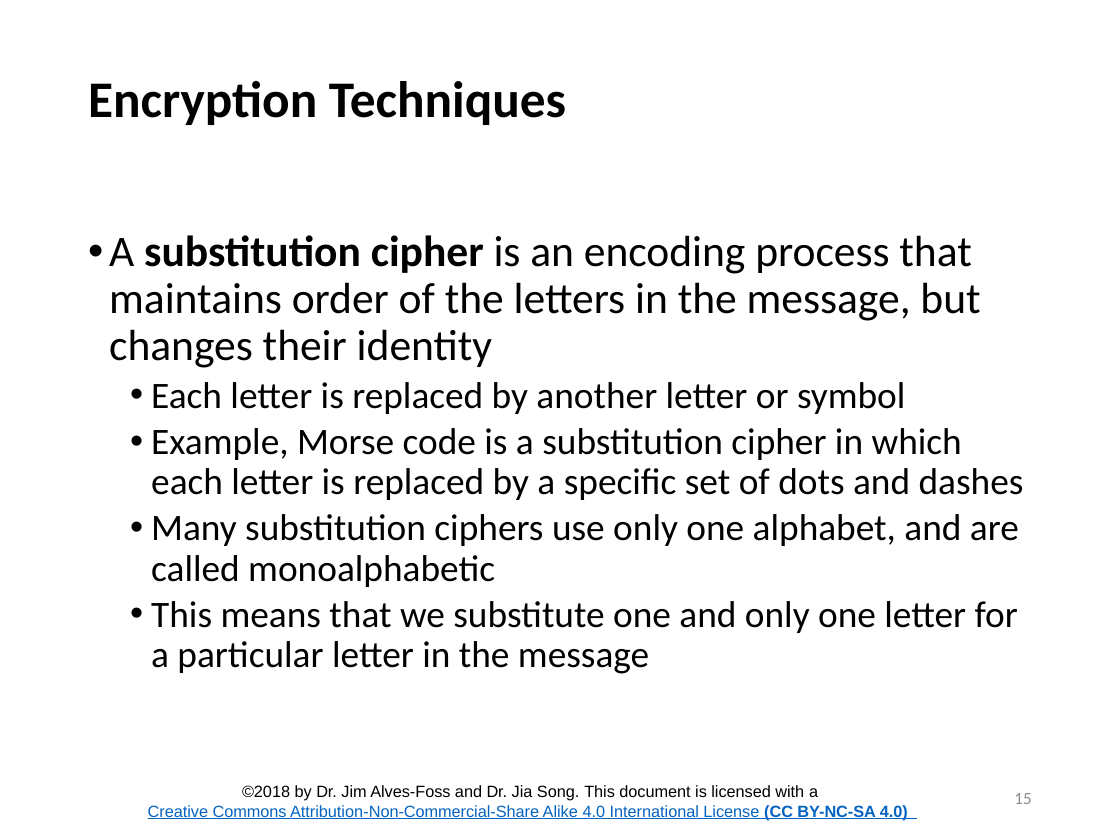
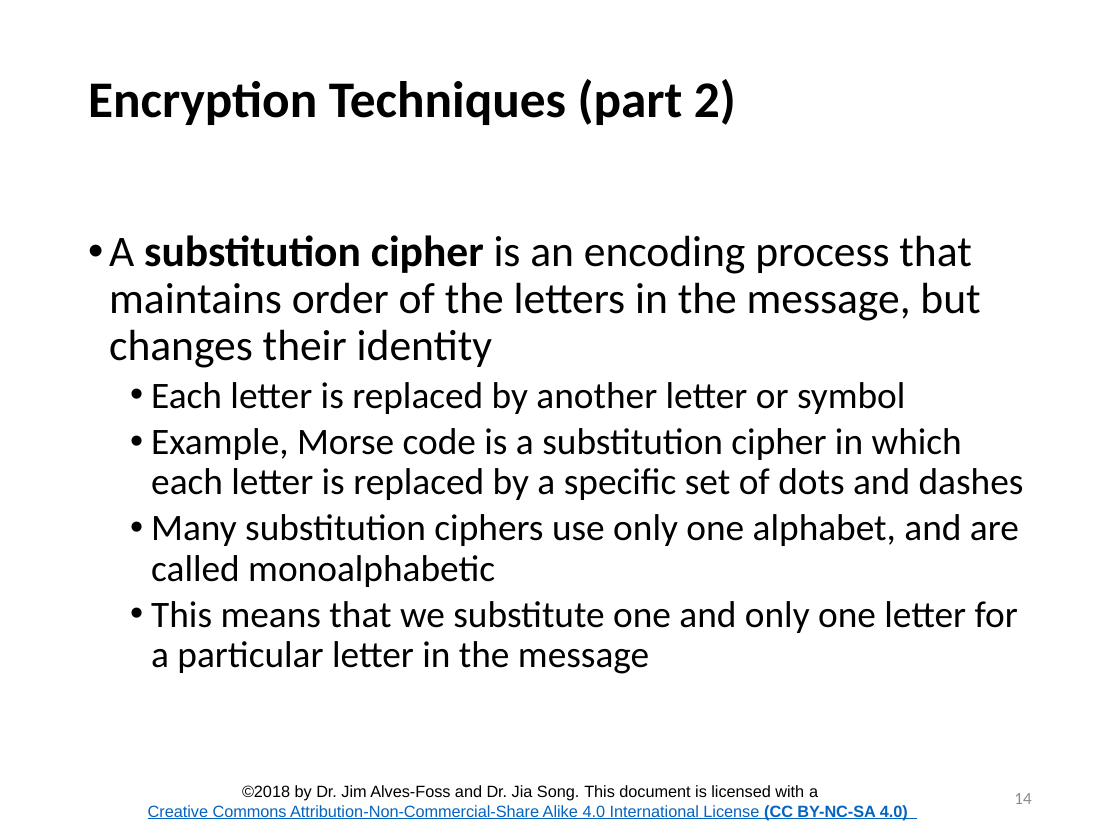
Before and after one commit to CenterForSecureAndDependableSystems/Teaching-Materials, a slide deck: slide 14 of Network-Security/Module_2 Cryptography/Lesson_1_Crypto_Intro.pptx (slide 15 before the commit). Drawn at 1120x840 pixels with LibreOffice and Linux fonts; fonts in the diff are those of the drawing; background and template pictures are left out. Boxes give left, top, right and bottom in pixels: in the first picture for what was removed or moved away, otherwise in the second. Text is boxed around its words. In the diff, an @@ line names an element or a change of style, - is before the commit and + after.

```diff
--- a/Network-Security/Module_2 Cryptography/Lesson_1_Crypto_Intro.pptx
+++ b/Network-Security/Module_2 Cryptography/Lesson_1_Crypto_Intro.pptx
@@ title at <box>88,79,736,125</box>: text changed @@
-Encryption Techniques
+Encryption Techniques (part 2)
@@ page number at <box>1014,793,1031,804</box>: text changed @@
-15
+14
```
Also in this commit, not shown: 19 other slides changed, 1 slide removed, 4 other files.
